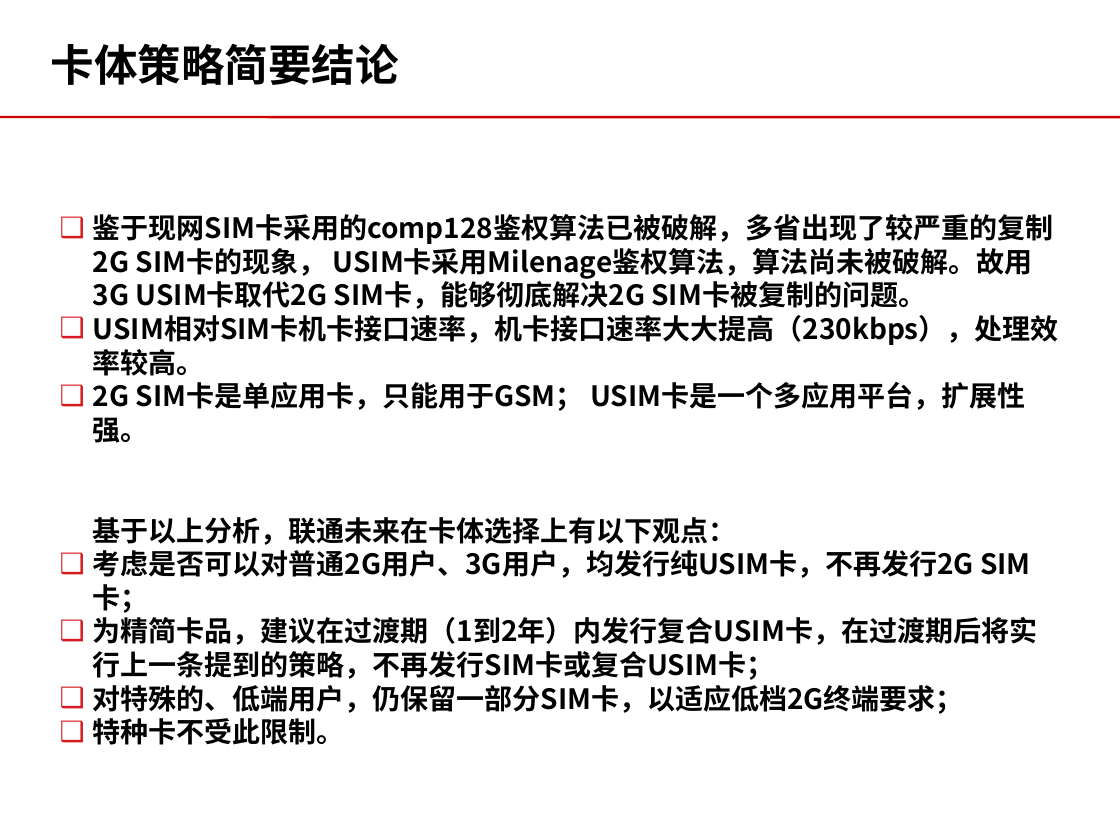
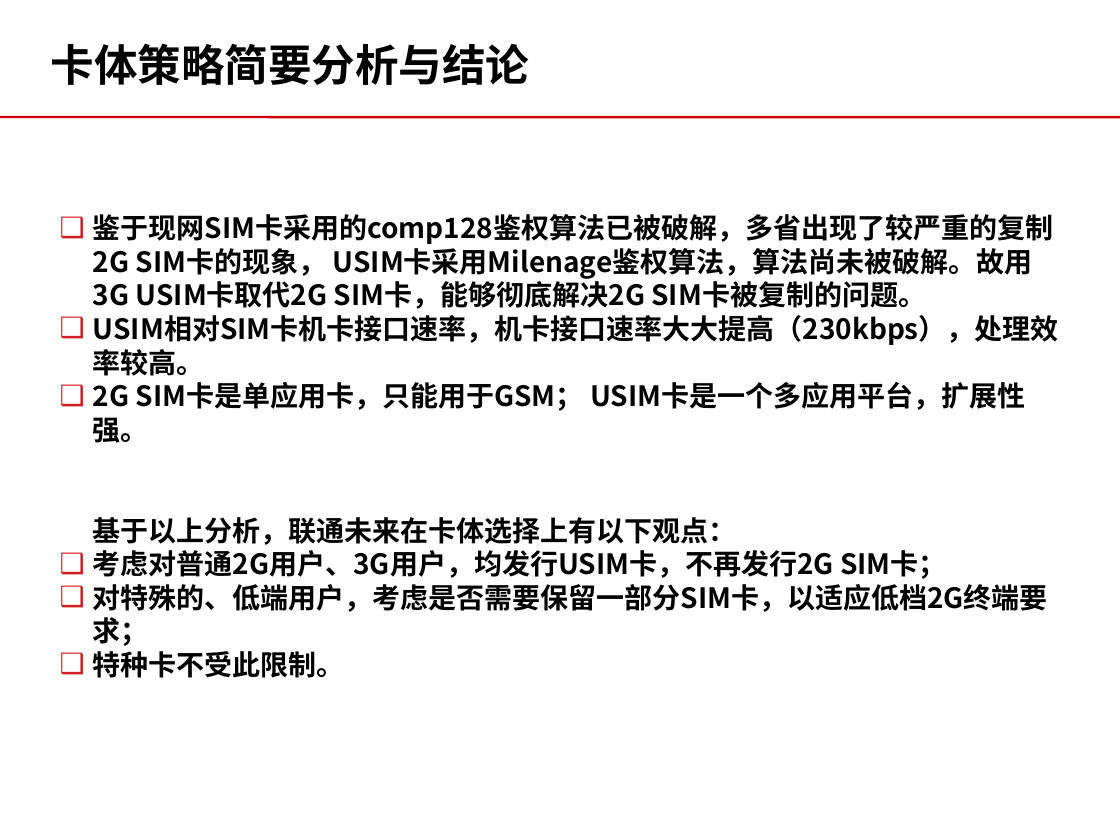
Before and after one commit to momo1101/unicardsrch, a slide deck: slide 37 of 软课题文本/软课题-中国联通电信卡业务及策略研究.ppt (slide 32 before the commit). Drawn at 1120x840 pixels with LibreOffice and Linux fonts; fonts in the diff are those of the drawing; background and template pictures are left out. Boxes give left, top, right and bottom in pixels: in the first picture for what was removed or moved away, otherwise in the second. Text is boxed around its words. In the diff, an @@ line names an element or a change of style, - is before the commit and + after.

```diff
--- a/软课题文本/软课题-中国联通电信卡业务及策略研究.ppt
+++ b/软课题文本/软课题-中国联通电信卡业务及策略研究.ppt
@@ title at (51, 43, 529, 85): text changed @@
-卡体策略简要结论
+卡体策略简要分析与结论
@@ text at (93, 550, 1048, 612): text changed @@
-❑ 考虑是否可以对普通2G用户、3G用户，均发行纯USIM卡，不再发行2G SIM卡；
-❑ 为精简卡品，建议在过渡期（1到2年）内发行复合USIM卡，在过渡期后将实行上一条提到的策略，不再发行SIM卡或复合USIM卡；
-❑ 对特殊的、低端用户，仍保留一部分SIM卡，以适应低档2G终端要求；
+❑ 考虑对普通2G用户、3G用户，均发行USIM卡，不再发行2G SIM卡；
+❑ 对特殊的、低端用户，考虑是否需要保留一部分SIM卡，以适应低档2G终端要求；
```
Also in this commit, not shown: 19 other slides changed, 22 slides added, 1 slide removed.
